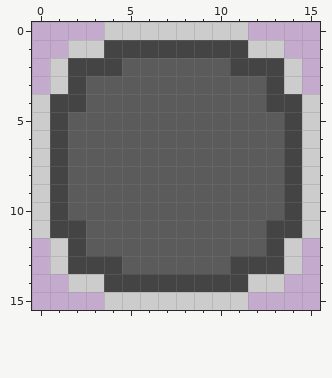
File history of a pixel-art file, assets/images/gui/button_active.aseprite. Above, as it was before the edit.
16x16 pixels, 1 frame.
And afterwards:
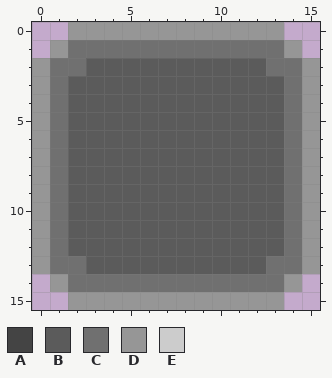
Palette (. is transparent): A #444444  B #5b5b5b  C #707070  D #969696  E #cccccc
Commit: Fix an issue with texture-based buttons sometimes forcing an undesirable min-height, adjust button nine-patch images.
From old to new:
Colour B replaces colour A in row 2 at x 3 to 4 and 11 to 12; in rows 3 to 4 at x 2 and 13; in rows 11 to 12 at x 2 and 13; in row 13 at x 3 to 4 and 11 to 12.
Colour C replaces colour A in row 1 at x 4 to 11; in row 2 at x 2 and 13; in rows 4 to 11 at x 1 and 14; in row 13 at x 2 and 13; in row 14 at x 4 to 11.
Colour C replaces colour E in row 1 at x 2 to 3 and 12 to 13; in rows 2 to 3 at x 1 and 14; in rows 12 to 13 at x 1 and 14; in row 14 at x 2 to 3 and 12 to 13.
Colour D is added in row 0 at x 2 to 3 and 12 to 13; in row 1 at x 1 and 14; in rows 2 to 3 at x 0 and 15; in rows 12 to 13 at x 0 and 15; in row 14 at x 1 and 14; in row 15 at x 2 to 3 and 12 to 13.
Colour D replaces colour E in row 0 at x 4 to 11; in rows 4 to 11 at x 0 and 15; in row 15 at x 4 to 11.
Boxes around the changes in both pictures, in picture pixels (x1, y1, x2, y2):
changed: (32, 22, 320, 310)
